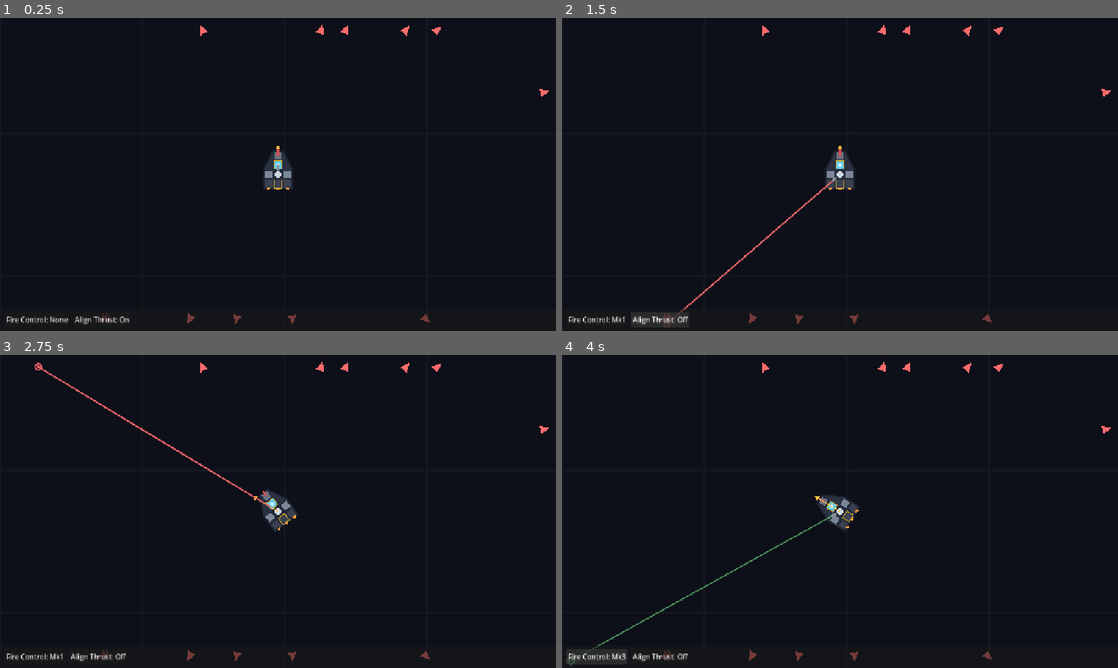
Above: before the commit, frames 1-4 (two rows, left to right).
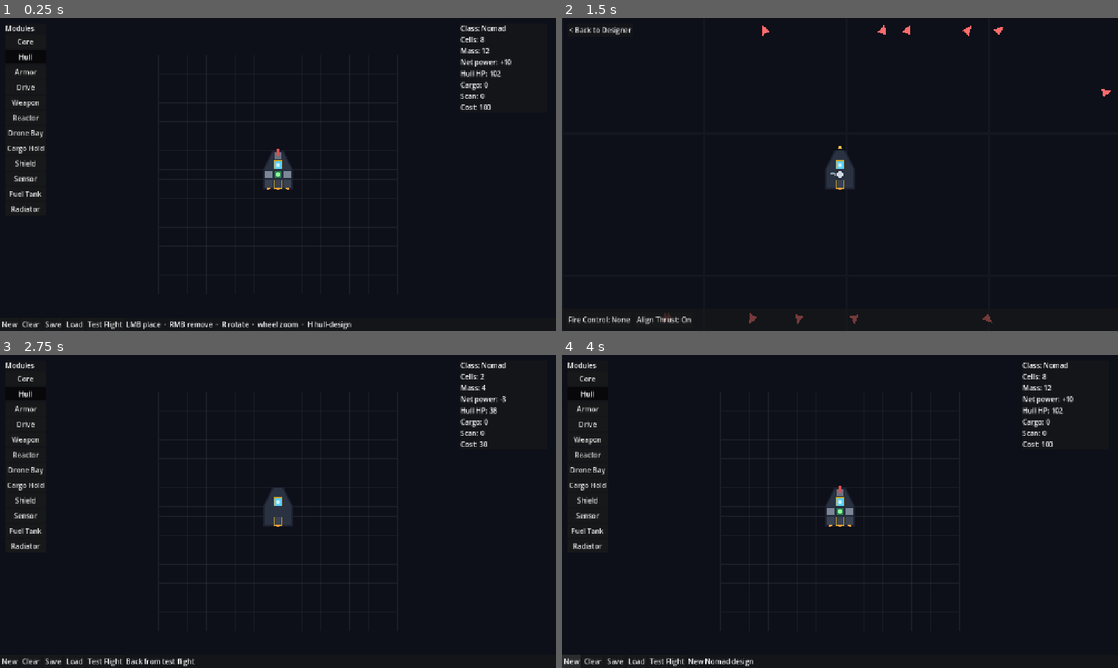
Above: after the commit, the same moments.

Repository: psyinf/seeker
Game: Godot game, scene res://scenes/main/main.tscn
The game is run twice, just before and just after one commit, with the same random seed, the same clock (stepped at 60 frames per second) and the same inputs.
Inputs (mouse positions are in pixels of both pictures, inside the frame that each line leads up to):
- Up to frame 1 (0.25 s): no input
- Up to frame 2 (1.5 s): click (595, 324) at 0.5 s, where only the run after the commit has a clickable "Clear"; click (667, 324) at 1.25 s, where only the run after the commit has a clickable "Test Flight"
- Up to frame 3 (2.75 s): click (38, 367) at 2 s, where only the run after the commit has a clickable "< Back to Designer"
- Up to frame 4 (4 s): click (573, 661) at 2.75 s, where only the run after the commit has a clickable "New"; click (573, 661) at 3.5 s, where only the run after the commit has a clickable "New"

The runs differ from the first frame. In frame 1, 2.6% of the frame differs, in the area x 0-99%, y 2-100%; in frame 2, 0.7%; in frame 3, 2.9%; in frame 4, 3.2%.

Commit message:
feat(ship): editor test-flight round trip + hull footprint
Wire the ship design editor into ModeManager as a SHIP_EDITOR mode (main.tscn boots into it). switch_to(mode, payload) hands the ShipDesign to the new mode via a duck-typed setup(); the editor's Test Flight enters tactical combat and a Back to Designer button returns with the same design. TacticalCombat.setup applies it through Ship.apply_design (visual only for now).

Add an explicit hull footprint to ShipDesign: normal editor mode only builds within the class's footprint (Outside hull otherwise) and the silhouette is drawn from the footprint so an emptied cell keeps its shell. H toggles a disablable hull-design mode (LMB extend / RMB trim = a new hull type), gated by allow_hull_design. Clear keeps hull + fixed cells; hover tints signal buildability.

Diff:
--- a/scenes/main/main.tscn
+++ b/scenes/main/main.tscn
@@ -1,10 +1,13 @@
-[gd_scene load_steps=3 format=3]
+[gd_scene load_steps=4 format=3]
 
 [ext_resource type="Script" path="res://scripts/mode_manager.gd" id="1_mm"]
 [ext_resource type="PackedScene" path="res://scenes/modes/tactical_combat/tactical_combat.tscn" id="2_tc"]
+[ext_resource type="PackedScene" path="res://scenes/ship/editor/ship_design_editor.tscn" id="3_se"]
 
 [node name="Main" type="Node2D"]
 
 [node name="ModeManager" type="Node" parent="."]
 script = ExtResource("1_mm")
 tactical_combat_scene = ExtResource("2_tc")
+ship_editor_scene = ExtResource("3_se")
+initial_mode = 3
--- a/scenes/modes/tactical_combat/tactical_combat.gd
+++ b/scenes/modes/tactical_combat/tactical_combat.gd
@@ -21,6 +21,10 @@
 @onready var context_menu := get_node_or_null(context_menu_path) as ContextMenu
 @onready var indicators := get_node_or_null(indicators_path) as FlightIndicators
 
+## The design being test-flown, kept so the "Back to Designer" button can hand it
+## back to the editor. Null when the mode was not entered from the editor.
+var _design: ShipDesign = null
+
 
 func _ready() -> void:
 	if ship != null and context_menu != null:
@@ -35,6 +39,34 @@
 		ship.projectile_fired.connect(_on_ship_projectile_fired)
 
 
+## Receives a payload from `ModeManager.switch_to`. A `ShipDesign` (from the ship
+## editor's Test Flight) is applied to the ship so you fly what you just built,
+## and a "Back to Designer" button is shown to return with the same design.
+func setup(payload: Variant) -> void:
+	if payload is ShipDesign and ship != null:
+		_design = payload
+		ship.apply_design(_design)
+		_add_back_button()
+
+
+## A top-left button that returns to the ship editor, carrying the flown design.
+func _add_back_button() -> void:
+	var layer := CanvasLayer.new()
+	add_child(layer)
+	var button := Button.new()
+	button.text = "< Back to Designer"
+	button.position = Vector2(12, 12)
+	button.pressed.connect(_return_to_designer)
+	layer.add_child(button)
+
+
+func _return_to_designer() -> void:
+	var manager := get_parent() as ModeManager
+	if manager == null:
+		return
+	manager.switch_to(ModeManager.Mode.SHIP_EDITOR, _design)
+
+
 ## Places a turret bolt in the world so it flies free of the ship's transform.
 func _on_ship_projectile_fired(projectile: Node2D) -> void:
 	add_child(projectile)
--- a/scenes/ship/editor/editor_hover.gd
+++ b/scenes/ship/editor/editor_hover.gd
@@ -14,9 +14,19 @@
 	var half := cs * 0.5
 	var rect := Rect2(center - Vector2(half, half), Vector2(cs, cs))
 	var occupied := editor.design.get_segment_at(editor.hover_cell) != null
-	var color := Color("ffd166") if not occupied else Color("ff6b6b")
+	var in_hull: bool = editor.design.is_in_footprint(editor.hover_cell)
+	var color: Color
+	if editor.is_hull_design_mode():
+		color = Color("5fd0ff") # editing the hull shell itself
+	elif not in_hull:
+		color = Color("6b7280") # outside the hull — not buildable
+	elif occupied:
+		color = Color("ff6b6b")
+	else:
+		color = Color("ffd166")
 	draw_rect(rect, color, false, 2.0)
-	if ShipSegment.is_directional(editor.selected_kind) and not occupied:
+	if not editor.is_hull_design_mode() and in_hull and not occupied \
+			and ShipSegment.is_directional(editor.selected_kind):
 		_draw_facing(center, editor.place_facing_dir(), half)
 
 
--- a/scenes/ship/editor/ship_design_editor.gd
+++ b/scenes/ship/editor/ship_design_editor.gd
@@ -1,16 +1,23 @@
 extends Node2D
 ## In-game ship design editor. Edits a `ShipDesign` on a grid: left-click places
-## the selected module kind, right-click removes, mouse wheel / R rotates the
-## placement facing (and any directional cell under the cursor). A code-built
+## the selected module kind, right-click removes, mouse wheel zooms, R rotates the
+## placement facing (and any directional cell under the cursor). Normal mode only
+## builds within the class's hull footprint; H toggles hull-design mode (extend/
+## shrink the hull — a new hull type) when `allow_hull_design` is on. A code-built
 ## palette picks the kind, a stats panel shows the ship's derived totals, and the
-## bottom bar saves/loads/clears. The `Hull` child (SegmentedHull) renders the
-## design; `Hover` draws the cursor highlight. Standalone for now; wiring into
-## ModeManager comes later.
+## bottom bar news/clears/saves/loads and starts a Test Flight. The `Hull` child
+## (SegmentedHull) renders the design; `Hover` draws the cursor highlight. Hosted
+## by `ModeManager` as the `SHIP_EDITOR` mode (also runs standalone).
 
 const SAVE_PATH := "user://ship_designs/current.tres"
 const ZOOM_MIN := 0.3
 const ZOOM_MAX := 4.0
 const ZOOM_STEP := 1.1
+
+## When false, hull-design mode can't be entered, so this editor only ever lets
+## the player build modules within the fixed hull (the in-game default). Turn it
+## on to author new hull types by extending the footprint (H toggles it).
+@export var allow_hull_design: bool = true
 
 ## Kinds shown in the palette, in order, with their labels.
 const PALETTE := [
@@ -33,6 +40,9 @@
 var place_facing: ShipSegment.Facing = ShipSegment.Facing.UP
 var hover_cell: Vector2i = Vector2i.ZERO
 var has_hover: bool = false
+## True while editing the hull footprint (extend/shrink the shell) instead of
+## placing modules within it. Only reachable when `allow_hull_design` is on.
+var _hull_design: bool = false
 
 @onready var _hull: Node2D = $Hull
 @onready var _hover: Node2D = $Hover
@@ -52,6 +62,14 @@
 	_select_kind(selected_kind)
 	_refresh_stats()
 	queue_redraw()
+
+
+## Receives a payload from `ModeManager.switch_to`; a `ShipDesign` (handed back by
+## tactical combat's "Back to Designer") is restored so editing continues.
+func setup(payload: Variant) -> void:
+	if payload is ShipDesign:
+		_replace_design(payload)
+		_set_status("Back from test flight")
 
 
 ## Local-space unit vector the placement facing points along.
@@ -80,8 +98,12 @@
 				_apply_zoom(ZOOM_STEP)
 			MOUSE_BUTTON_WHEEL_DOWN:
 				_apply_zoom(1.0 / ZOOM_STEP)
-	elif event is InputEventKey and event.pressed and event.keycode == KEY_R:
-		_rotate(1)
+	elif event is InputEventKey and event.pressed:
+		match event.keycode:
+			KEY_R:
+				_rotate(1)
+			KEY_H:
+				_toggle_hull_design()
 
 
 ## Zoom the view around the point under the cursor so it stays put.
@@ -105,6 +127,17 @@
 func _place() -> void:
 	if not has_hover:
 		return
+	if _hull_design:
+		var seg := design.get_segment_at(hover_cell)
+		if seg != null and seg.fixed:
+			_set_status("Cell locked")
+			return
+		if design.add_to_footprint(hover_cell):
+			_set_status("Hull extended")
+		return
+	if not design.is_in_footprint(hover_cell):
+		_set_status("Outside hull")
+		return
 	var existing := design.get_segment_at(hover_cell)
 	if existing != null and existing.fixed:
 		_set_status("Cell locked")
@@ -118,6 +151,12 @@
 	var existing := design.get_segment_at(hover_cell)
 	if existing != null and existing.fixed:
 		_set_status("Cell locked")
+		return
+	if _hull_design:
+		if design.remove_from_footprint(hover_cell):
+			_set_status("Hull trimmed")
+		return
+	if not design.is_in_footprint(hover_cell):
 		return
 	design.remove_at(hover_cell)
 
@@ -127,6 +166,21 @@
 	var segment: ShipSegment = design.get_segment_at(hover_cell) if has_hover else null
 	if segment != null and ShipSegment.is_directional(segment.kind):
 		segment.facing = place_facing
+	_hover.queue_redraw()
+
+
+## True while the editor is in hull-design mode; read by the hover overlay.
+func is_hull_design_mode() -> bool:
+	return _hull_design
+
+
+## Toggle hull-design mode (extend/shrink the hull). No-op when disabled, so a
+## shipped build can lock players to module placement within the fixed hull.
+func _toggle_hull_design() -> void:
+	if not allow_hull_design:
+		return
+	_hull_design = not _hull_design
+	_set_status("Hull design ON · LMB extend  RMB trim" if _hull_design else "Building within the hull")
 	_hover.queue_redraw()
 
 
@@ -186,8 +240,12 @@
 	_add_button(bar, "Clear", _on_clear)
 	_add_button(bar, "Save", _on_save)
 	_add_button(bar, "Load", _on_load)
+	_add_button(bar, "Test Flight", _on_test_flight)
 	_status_label = Label.new()
-	_status_label.text = "LMB place  ·  RMB remove  ·  R rotate  ·  wheel zoom"
+	var help := "LMB place  ·  RMB remove  ·  R rotate  ·  wheel zoom"
+	if allow_hull_design:
+		help += "  ·  H hull-design"
+	_status_label.text = help
 	bar.add_child(_status_label)
 
 
@@ -229,11 +287,8 @@
 
 
 func _on_clear() -> void:
-	var empty := ShipDesign.new()
-	empty.ship_class = design.ship_class
-	empty.cell_size = design.cell_size
-	_replace_design(empty)
-	_set_status("Cleared")
+	design.clear_modules()
+	_set_status("Modules cleared")
 
 
 func _on_save() -> void:
@@ -252,6 +307,16 @@
 		return
 	_replace_design(loaded)
 	_set_status("Loaded")
+
+
+## Hand the current design to tactical combat and switch to it, so the player can
+## fly what they just built. Only works when hosted by a `ModeManager`.
+func _on_test_flight() -> void:
+	var manager := get_parent() as ModeManager
+	if manager == null:
+		_set_status("Test flight needs ModeManager")
+		return
+	manager.switch_to(ModeManager.Mode.TACTICAL_COMBAT, design)
 
 
 func _replace_design(next: ShipDesign) -> void:
--- a/scenes/ship/ship.gd
+++ b/scenes/ship/ship.gd
@@ -116,6 +116,14 @@
 			_fire_control = child
 	if _fire_control != null:
 		_fire_control.setup(self, _turrets)
+
+
+## Render this ship using `design` (its SegmentedHull visual). Called when a
+## test flight starts from the ship editor.
+func apply_design(design: ShipDesign) -> void:
+	var hull := get_node_or_null("SegmentedHull") as SegmentedHull
+	if hull != null:
+		hull.design = design
 
 
 func _unhandled_input(event: InputEvent) -> void:
--- a/scenes/ship/ship_design.gd
+++ b/scenes/ship/ship_design.gd
@@ -22,6 +22,16 @@
 @export var segments: Array[ShipSegment] = []:
 	set(value):
 		segments = value
+		emit_changed()
+
+## The buildable cells that define this hull class (its outer shell). The editor's
+## normal mode only lets you place/remove modules on footprint cells; extending
+## the footprint (authoring a new hull type) is gated behind hull-design mode. The
+## outer silhouette is drawn from the footprint, so an emptied cell keeps its
+## shell instead of shrinking the ship.
+@export var footprint: Array[Vector2i] = []:
+	set(value):
+		footprint = value
 		emit_changed()
 
 
@@ -57,6 +67,41 @@
 	return false
 
 
+## True when `cell` is part of the hull footprint (a buildable cell).
+func is_in_footprint(cell: Vector2i) -> bool:
+	return footprint.has(cell)
+
+
+## Add `cell` to the footprint (extends the hull). Returns true if it was new.
+func add_to_footprint(cell: Vector2i) -> bool:
+	if footprint.has(cell):
+		return false
+	footprint.append(cell)
+	emit_changed()
+	return true
+
+
+## Remove `cell` from the footprint (shrinks the hull) and any segment on it.
+func remove_from_footprint(cell: Vector2i) -> bool:
+	if not footprint.has(cell):
+		return false
+	footprint.erase(cell)
+	remove_at(cell)
+	emit_changed()
+	return true
+
+
+## Remove every non-fixed module but keep the hull footprint and fixed cells, so
+## "Clear" wipes the loadout without discarding the hull.
+func clear_modules() -> void:
+	var kept: Array[ShipSegment] = []
+	for segment in segments:
+		if segment != null and segment.fixed:
+			kept.append(segment)
+	segments = kept
+	emit_changed()
+
+
 ## Inclusive grid bounds covering every cell; a zero-size rect when empty.
 func bounds() -> Rect2i:
 	if segments.is_empty():
@@ -68,15 +113,19 @@
 	return rect
 
 
-## The ship's outer silhouette: the convex hull of every cell's corners, in local
-## pixel space. Fewer than 3 points (empty/degenerate design) yields an empty array.
+## The ship's outer silhouette: the convex hull of the footprint's cell corners
+## (or, when no footprint is set, of the occupied cells), in local pixel space.
+## Fewer than 3 points (empty/degenerate design) yields an empty array.
 func convex_hull() -> PackedVector2Array:
+	var cells: Array[Vector2i] = footprint.duplicate()
+	if cells.is_empty():
+		for segment in segments:
+			if segment != null:
+				cells.append(segment.cell)
 	var points := PackedVector2Array()
 	var half := cell_size * 0.5
-	for segment in segments:
-		if segment == null:
-			continue
-		var center := Vector2(segment.cell) * cell_size
+	for cell in cells:
+		var center := Vector2(cell) * cell_size
 		points.append(center + Vector2(-half, -half))
 		points.append(center + Vector2(half, -half))
 		points.append(center + Vector2(half, half))
@@ -190,6 +239,10 @@
 		_seg(ShipSegment.Kind.THRUSTER, Vector2i(0, 1), ShipSegment.Facing.DOWN, true),
 		_seg(ShipSegment.Kind.THRUSTER, Vector2i(1, 1), ShipSegment.Facing.DOWN),
 	]
+	var fp: Array[Vector2i] = []
+	for segment in design.segments:
+		fp.append(segment.cell)
+	design.footprint = fp
 	return design
 
 
--- a/scripts/mode_manager.gd
+++ b/scripts/mode_manager.gd
@@ -5,7 +5,7 @@
 ## the strategic (in-system) map and system-jump modes are scaffolded but not yet
 ## built. Switch with `switch_to(...)`.
 
-enum Mode { TACTICAL_COMBAT, STRATEGIC_MAP, SYSTEM_JUMP }
+enum Mode { TACTICAL_COMBAT, STRATEGIC_MAP, SYSTEM_JUMP, SHIP_EDITOR }
 
 ## Emitted after the active mode changes.
 signal mode_changed(mode: Mode)
@@ -16,6 +16,8 @@
 @export var strategic_map_scene: PackedScene
 ## Jumping between star systems (not built yet).
 @export var system_jump_scene: PackedScene
+## Grid ship-design editor; its "Test Flight" hands the design to tactical combat.
+@export var ship_editor_scene: PackedScene
 @export var initial_mode: Mode = Mode.TACTICAL_COMBAT
 
 var current_mode: Mode
@@ -26,7 +28,10 @@
 	switch_to(initial_mode)
 
 
-func switch_to(mode: Mode) -> void:
+## Swap to `mode`. If the new mode node has a `setup(payload)` method and a
+## non-null `payload` is given, it is handed over after the node enters the tree
+## (e.g. the editor passes its `ShipDesign` to tactical combat for a test flight).
+func switch_to(mode: Mode, payload: Variant = null) -> void:
 	var scene := _scene_for(mode)
 	if scene == null:
 		push_warning("ModeManager: no scene assigned for mode %d" % mode)
@@ -35,6 +40,8 @@
 		_current.queue_free()
 	_current = scene.instantiate()
 	add_child(_current)
+	if payload != null and _current.has_method("setup"):
+		_current.setup(payload)
 	current_mode = mode
 	mode_changed.emit(mode)
 
@@ -47,4 +54,6 @@
 			return strategic_map_scene
 		Mode.SYSTEM_JUMP:
 			return system_jump_scene
+		Mode.SHIP_EDITOR:
+			return ship_editor_scene
 	return null
Not shown, changed: docs/architecture.md
Not shown, changed: docs/devlog.md
